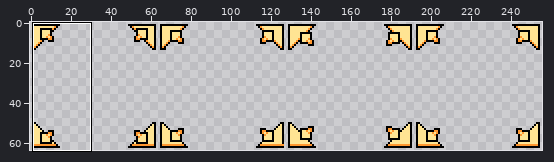
Two states of a sprite sheet, public/assets/hudSprites/select.png. Above: a wide view before the commit, with the close-up outlined.
Close-up. Old version:
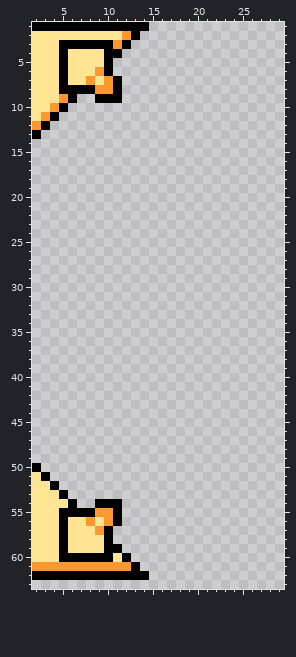
The file is 256x64 pixels. Shown: x 2..29, y 1..63. The commit also changed other parts of the picture, which this record leaves out.
New version:
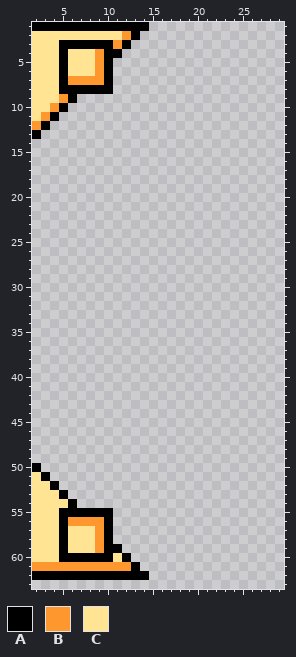
Palette (. is transparent): A #000000  B #ff972f  C #ffe493
Difference:
{"y":4,"x":9,"old":"C","new":"B"}
{"y":5,"x":9,"old":"C","new":"B"}
{"y":7,"x":6,"old":"CC","new":"BB"}
{"y":7,"x":9,"old":"CBA","new":"BA."}
{"y":8,"x":9,"old":"BBA","new":"AA."}
{"y":9,"x":9,"old":"AAA","new":"..."}
{"y":54,"x":9,"old":"AAA","new":"..."}
{"y":55,"x":9,"old":"BBA","new":"AA."}
{"y":56,"x":6,"old":"CC","new":"BB"}
{"y":56,"x":9,"old":"CBA","new":"BA."}
{"y":58,"x":9,"old":"C","new":"B"}
{"y":59,"x":9,"old":"C","new":"B"}
{"label":"changed","picture_box":[68,49,122,103]}
{"label":"changed","picture_box":[68,499,122,553]}
